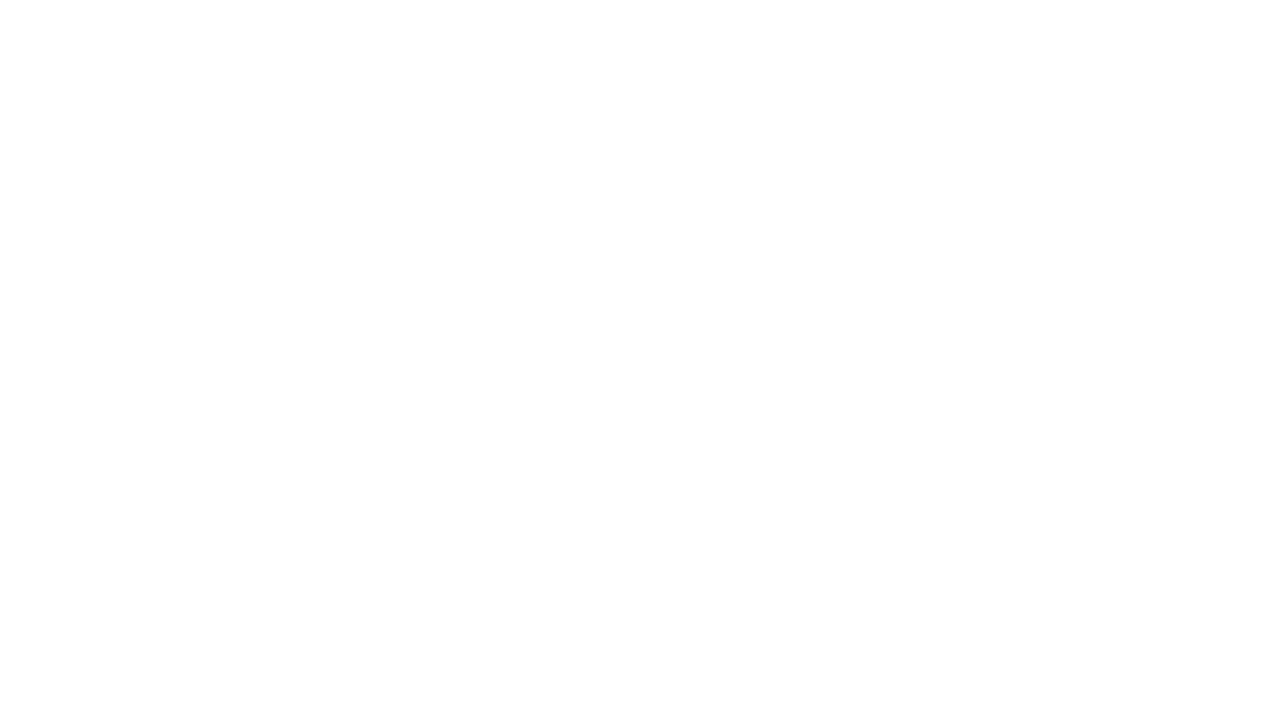
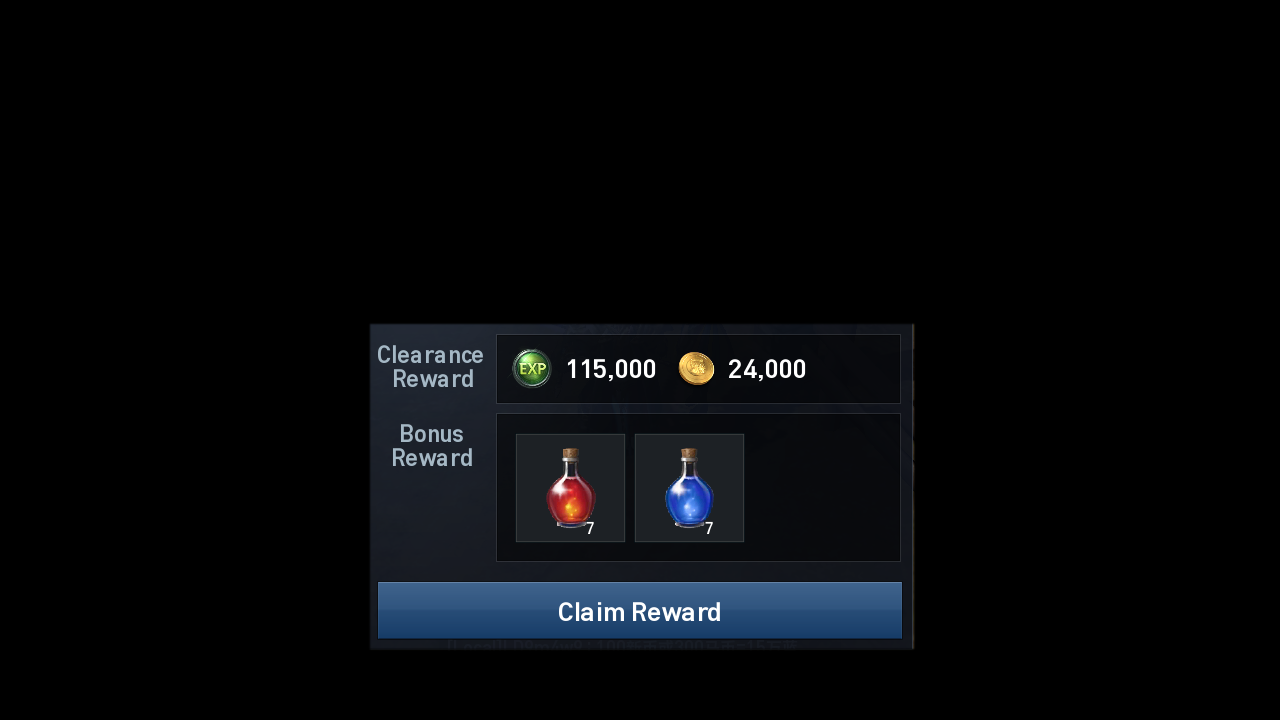
Before/after of a w=1280, h=720 layered artwork. What changed in the layer stack:
showed "Scroll Quest Complete" over [0, 0, 1280, 720]
showed "Scroll Quest In Progress" over [0, 0, 1280, 720]
showed "Start Quest Clicked" over [0, 0, 1280, 720]
showed "Ok Clicked" over [0, 0, 1280, 720]
showed "Fulfill Request Clicked" over [0, 0, 1280, 720]
showed "Scroll Clicked" over [0, 0, 1280, 720]
showed "Scroll Quest Clicked" over [0, 0, 1280, 720]
showed "Scroll Quest after Weekly Complete" over [0, 21, 1262, 720]
